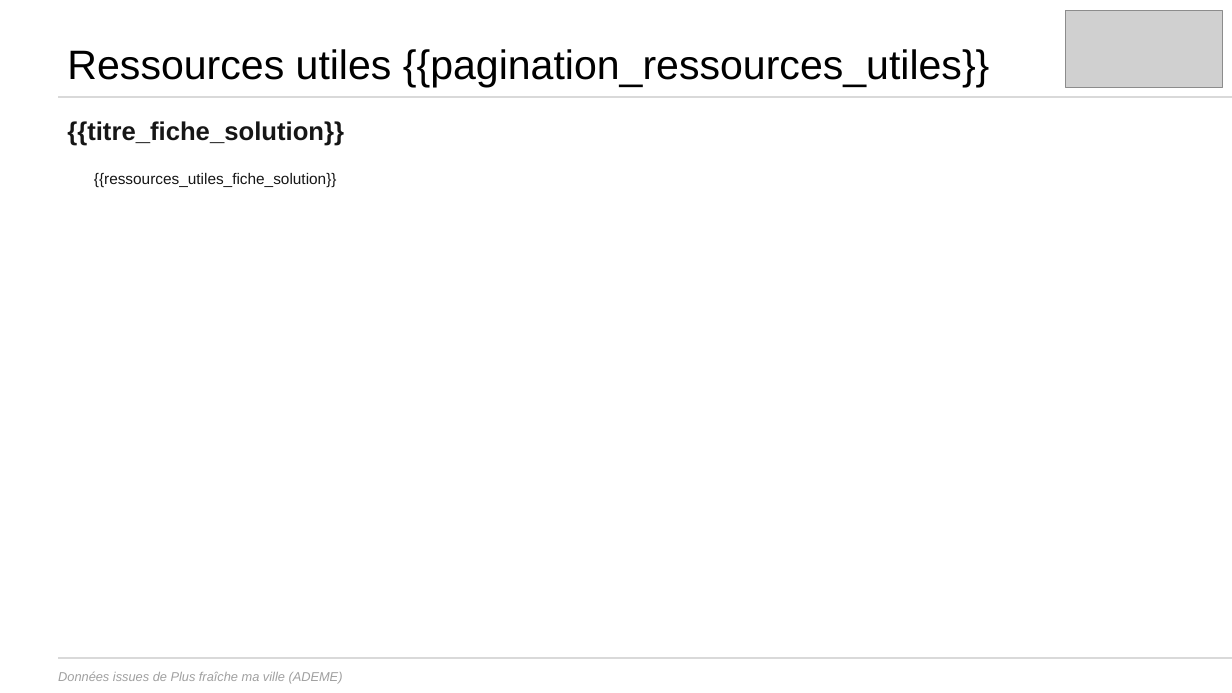
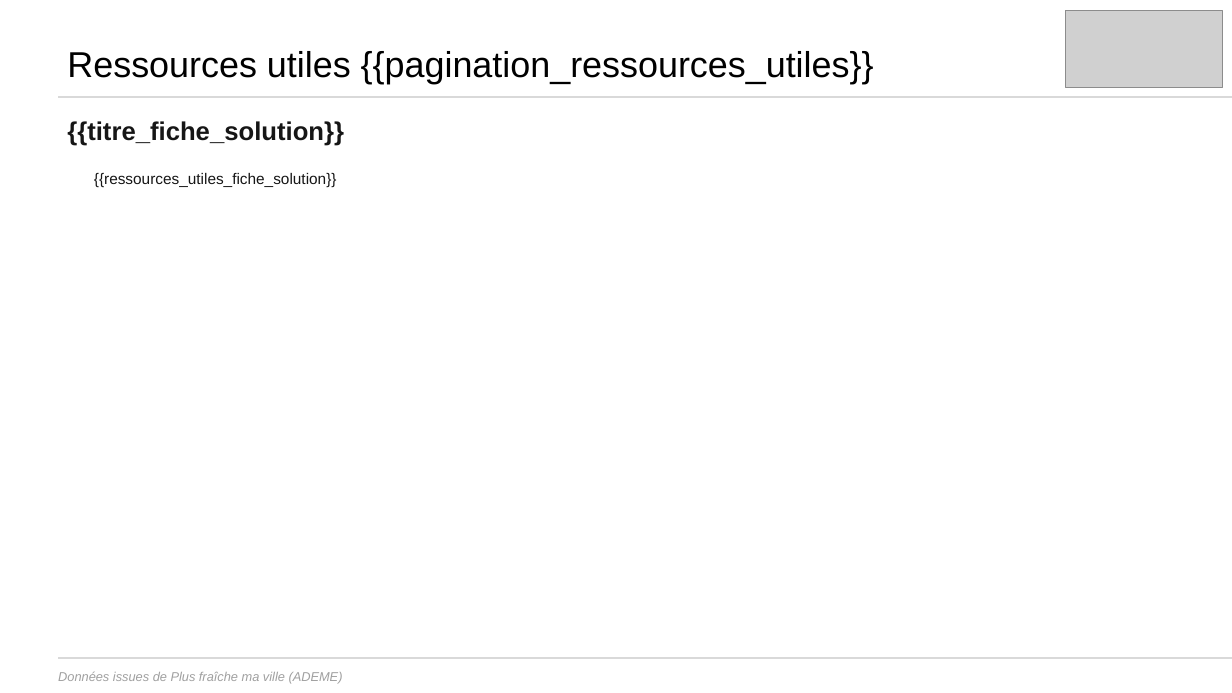
Before and after one commit to incubateur-ademe/plusfraichemaville-site, a slide deck: slide 8 of public/templates/template_synthese_projet.pptx. Drawn at 1232x693 pixels with LibreOffice and Linux fonts; fonts in the diff are those of the drawing; grey boxes stand for pictures. Boxes give left, top, right and bottom in pixels: in the first picture for what was removed or moved away, otherwise in the second. Text is boxed around its words. In the diff, an @@ line names an element or a change of style, - is before the commit and + after.

```diff
--- a/public/templates/template_synthese_projet.pptx
+++ b/public/templates/template_synthese_projet.pptx
@@ title "Ressources utiles {{pagination_ressources_utiles}}" at <box>67,51,874,84</box>: size 32 to 28 pt @@
```
Also in this commit, not shown: 3 other slides changed.
